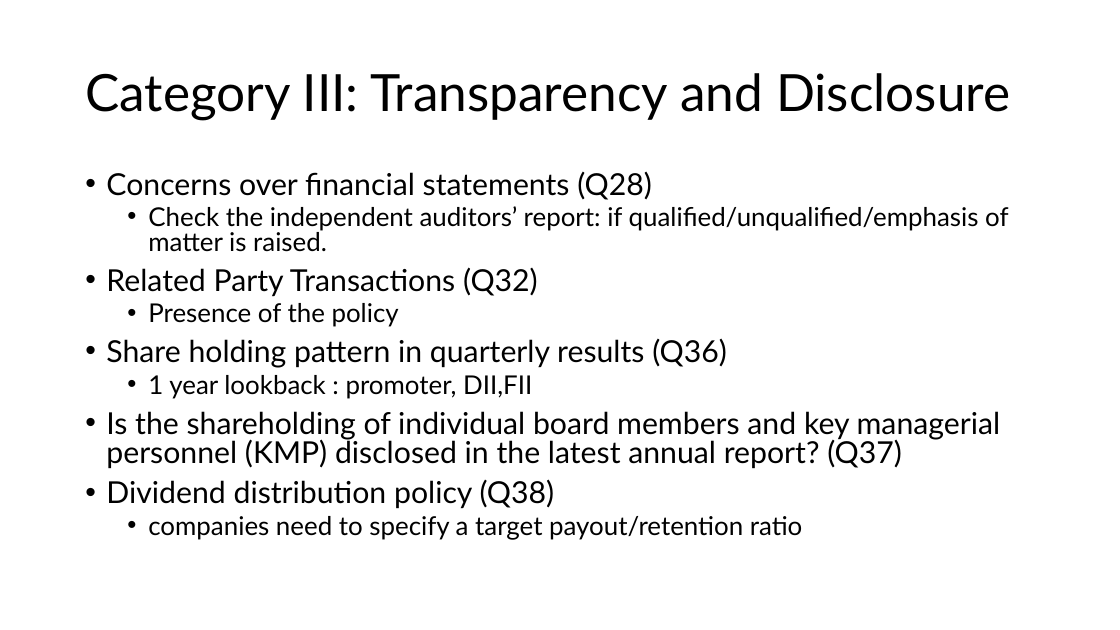
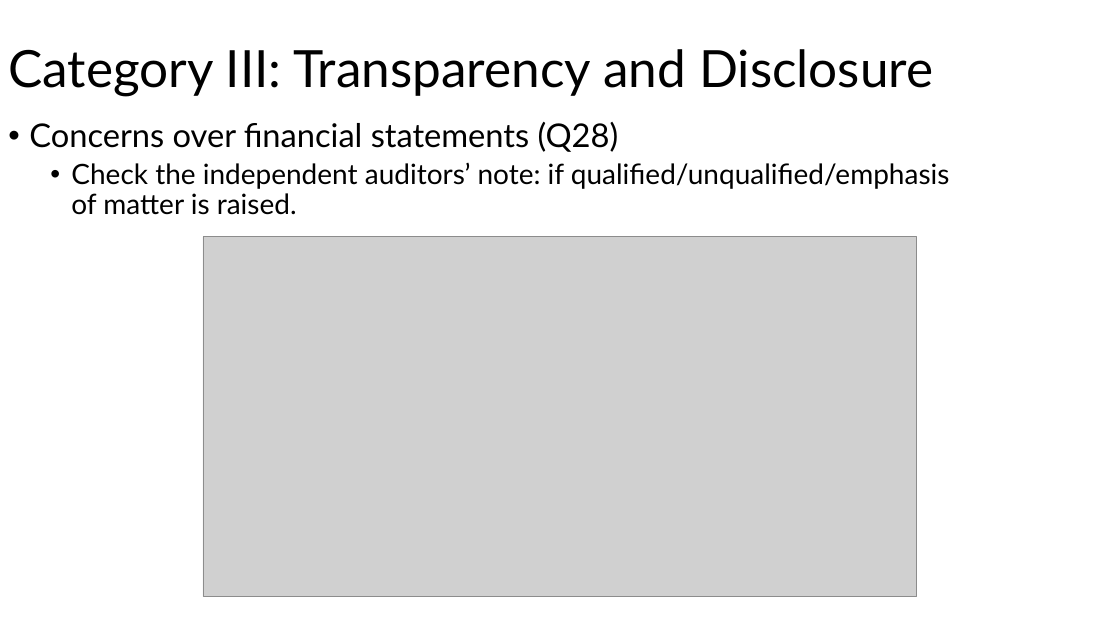
Before and after one commit to Monzero/AgentMADS, a slide deck: slide 10 of Governance risk framework.pptx (slide 7 before the commit). Drawn at 1120x630 pixels with LibreOffice and Linux fonts; fonts in the diff are those of the drawing; grey boxes stand for pictures. Boxes give left, top, right and bottom in pixels: in the first picture for what was removed or moved away, otherwise in the second. Text is boxed around its words. In the diff, an @@ line names an element or a change of style, - is before the commit and + after.

```diff
--- a/Governance risk framework.pptx
+++ b/Governance risk framework.pptx
@@ title "Category III: Transparency and Disclosure": place and size @@
-title "Category III: Transparency and Disclosure" at <box>85,73,1010,120</box>
+title "Category III: Transparency and Disclosure" at <box>8,49,933,97</box>
@@ text "Concerns over financial statements (Q28)": place and size @@
-text "Concerns over financial statements (Q28)" at <box>106,172,1008,540</box>
+text "Concerns over financial statements (Q28)" at <box>29,122,950,215</box>
@@ text at <box>29,122,619,152</box>: size 25.9 to 28 pt in "Concerns over financial statements (Q28)"; line spacing 0.8 to 0.9 @@
@@ text at <box>71,163,950,215</box>: text changed; size 25.9 to 24 pt @@
-  • Check the independent auditors’ report: if qualified/unqualified/emphasis of matter is raised.
-• Related Party Transactions (Q32)
-  • Presence of the policy
-• Share holding pattern in quarterly results (Q36)
-  • 1 year lookback : promoter, DII,FII
-• Is the shareholding of individual board members and key managerial personnel (KMP) disclosed in the latest annual report? (Q37)
-• Dividend distribution policy (Q38)
-  • companies need to specify a target payout/retention ratio
+  • Check the independent auditors’ note: if qualified/unqualified/emphasis of matter is raised.
@@ picture added at <box>203,237,918,597</box> @@
```
Also in this commit, not shown: 8 other slides changed, 15 slides added.
